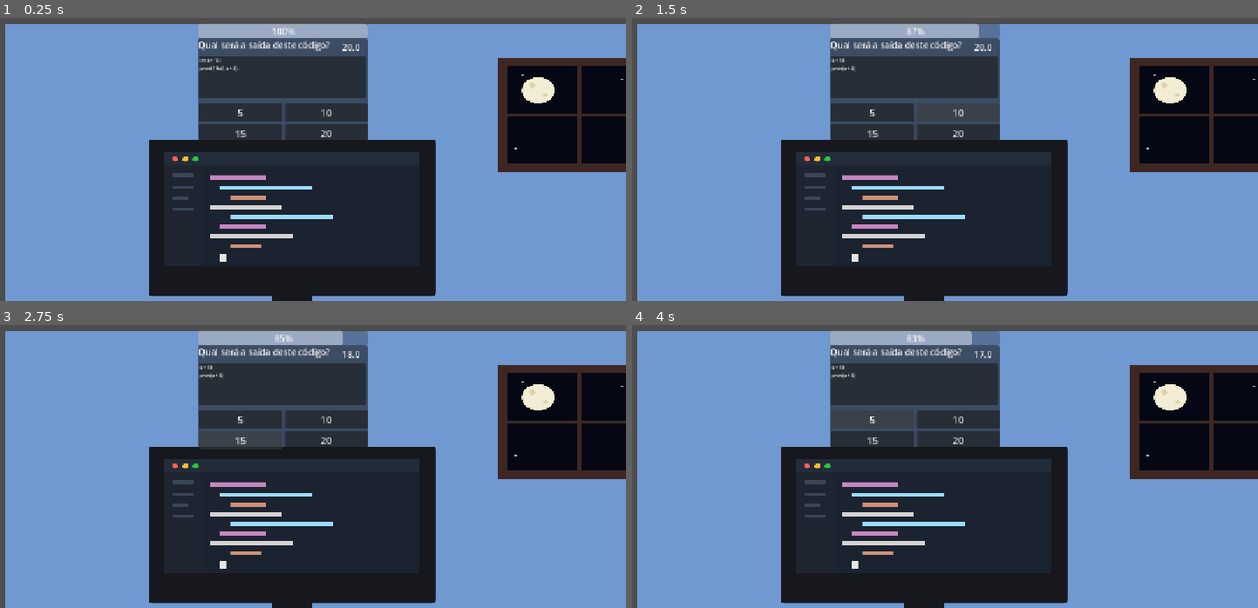
Above: before the commit, frames 1-4 (two rows, left to right).
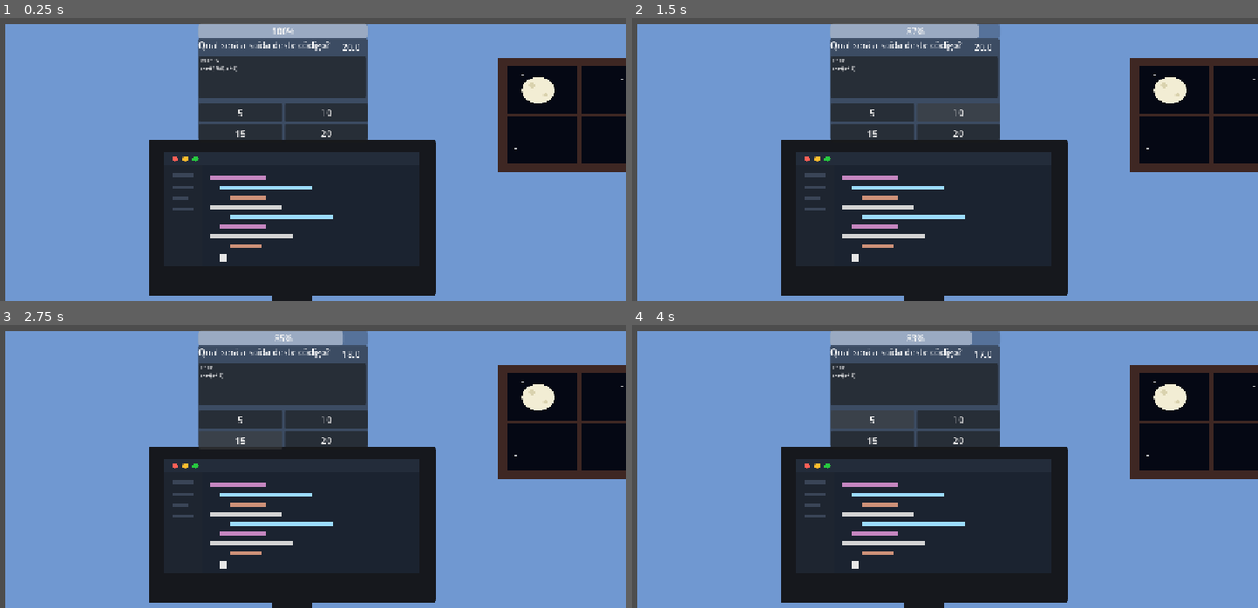
Above: after the commit, the same moments.

Repository: SiriusVe/crazy-in-codes
Game: Godot game, scene res://Scenes/fase_1.tscn
Same seed, same stepped clock (60 frames per second), same inputs: the game is played once before the commit and once after it.
Inputs:
- Up to frame 1 (0.25 s): no input
- Up to frame 2 (1.5 s): click "5" at 0.5 s; click "10" at 1.25 s
- Up to frame 3 (2.75 s): click "15" at 2 s
- Up to frame 4 (4 s): click "20" at 2.75 s; click "5" at 3.5 s

The runs differ from the first frame. In frame 1, 0.7% of the frame differs, in the area x 24-89%, y 3-99%; in frame 2, 0.6%; in frame 3, 0.6%; in frame 4, 0.6%.

Commit message:
Adição Inimigo e Testes de movimento

Diff:
--- /dev/null
+++ b/Scenes/Testes.tscn
@@ -0,0 +1,37 @@
+[gd_scene format=3 uid="uid://cv4epms6j11co"]
+
+[ext_resource type="PackedScene" uid="uid://brxw61a388b6" path="res://Scenes/caranguejo.tscn" id="1_ilv3s"]
+
+[sub_resource type="WorldBoundaryShape2D" id="WorldBoundaryShape2D_7fw7d"]
+
+[sub_resource type="RectangleShape2D" id="RectangleShape2D_7fw7d"]
+size = Vector2(12, 119)
+
+[node name="Testes" type="Node2D" unique_id=901667535]
+
+[node name="Camera2D" type="Camera2D" parent="." unique_id=1617190979]
+zoom = Vector2(4, 4)
+
+[node name="Caranguejo" parent="." unique_id=557927447 instance=ExtResource("1_ilv3s")]
+position = Vector2(-28, -19)
+
+[node name="Chao" type="StaticBody2D" parent="." unique_id=885480810]
+
+[node name="CollisionShape2D" type="CollisionShape2D" parent="Chao" unique_id=116970847]
+shape = SubResource("WorldBoundaryShape2D_7fw7d")
+
+[node name="StaticBody2D2" type="StaticBody2D" parent="." unique_id=647787969]
+position = Vector2(109, -74)
+
+[node name="CollisionShape2D" type="CollisionShape2D" parent="StaticBody2D2" unique_id=707821669]
+position = Vector2(-16, 16.5)
+shape = SubResource("RectangleShape2D_7fw7d")
+
+[node name="StaticBody2D" type="StaticBody2D" parent="." unique_id=1897424162 groups=["player"]]
+position = Vector2(-96, -74)
+
+[node name="CollisionShape2D" type="CollisionShape2D" parent="StaticBody2D" unique_id=763034610 groups=["player"]]
+light_mask = 3
+visibility_layer = 3
+position = Vector2(-16, 16.5)
+shape = SubResource("RectangleShape2D_7fw7d")
--- /dev/null
+++ b/Scenes/caranguejo.tscn
@@ -0,0 +1,186 @@
+[gd_scene format=3 uid="uid://brxw61a388b6"]
+
+[ext_resource type="Texture2D" uid="uid://ch3rb1h6uob6r" path="res://Assets/Sprites/Inimigos/caranguejo.andando.png" id="1_jq48a"]
+[ext_resource type="Script" uid="uid://ug2f7t2t6m2n" path="res://Scripts/caranguejo.gd" id="1_uoead"]
+[ext_resource type="Texture2D" uid="uid://d0yd0qm56ss0" path="res://Assets/Sprites/Inimigos/Caranguejo.ataque.png" id="3_8hac3"]
+[ext_resource type="Texture2D" uid="uid://b614c4ch3uf0u" path="res://Assets/Sprites/Inimigos/Caranguejo.morrendo.png" id="4_4f0y3"]
+
+[sub_resource type="AtlasTexture" id="AtlasTexture_b1lns"]
+atlas = ExtResource("1_jq48a")
+region = Rect2(0, 0, 64, 64)
+
+[sub_resource type="AtlasTexture" id="AtlasTexture_vmc5l"]
+atlas = ExtResource("1_jq48a")
+region = Rect2(64, 0, 64, 64)
+
+[sub_resource type="AtlasTexture" id="AtlasTexture_uoead"]
+atlas = ExtResource("1_jq48a")
+region = Rect2(128, 0, 64, 64)
+
+[sub_resource type="AtlasTexture" id="AtlasTexture_8hac3"]
+atlas = ExtResource("1_jq48a")
+region = Rect2(192, 0, 64, 64)
+
+[sub_resource type="AtlasTexture" id="AtlasTexture_4f0y3"]
+atlas = ExtResource("1_jq48a")
+region = Rect2(0, 64, 64, 64)
+
+[sub_resource type="AtlasTexture" id="AtlasTexture_i7t12"]
+atlas = ExtResource("1_jq48a")
+region = Rect2(64, 64, 64, 64)
+
+[sub_resource type="AtlasTexture" id="AtlasTexture_u4t1f"]
+atlas = ExtResource("3_8hac3")
+region = Rect2(0, 0, 64, 64)
+
+[sub_resource type="AtlasTexture" id="AtlasTexture_1fww1"]
+atlas = ExtResource("3_8hac3")
+region = Rect2(64, 0, 64, 64)
+
+[sub_resource type="AtlasTexture" id="AtlasTexture_h40mu"]
+atlas = ExtResource("3_8hac3")
+region = Rect2(128, 0, 64, 64)
+
+[sub_resource type="AtlasTexture" id="AtlasTexture_fdeam"]
+atlas = ExtResource("3_8hac3")
+region = Rect2(192, 0, 64, 64)
+
+[sub_resource type="AtlasTexture" id="AtlasTexture_n40cv"]
+atlas = ExtResource("3_8hac3")
+region = Rect2(0, 64, 64, 64)
+
+[sub_resource type="AtlasTexture" id="AtlasTexture_tq7jg"]
+atlas = ExtResource("3_8hac3")
+region = Rect2(64, 64, 64, 64)
+
+[sub_resource type="AtlasTexture" id="AtlasTexture_fdpn5"]
+atlas = ExtResource("3_8hac3")
+region = Rect2(128, 64, 64, 64)
+
+[sub_resource type="AtlasTexture" id="AtlasTexture_128m2"]
+atlas = ExtResource("3_8hac3")
+region = Rect2(192, 64, 64, 64)
+
+[sub_resource type="AtlasTexture" id="AtlasTexture_x2q3p"]
+atlas = ExtResource("3_8hac3")
+region = Rect2(0, 128, 64, 64)
+
+[sub_resource type="AtlasTexture" id="AtlasTexture_t3idy"]
+atlas = ExtResource("3_8hac3")
+region = Rect2(64, 128, 64, 64)
+
+[sub_resource type="AtlasTexture" id="AtlasTexture_ty7ao"]
+atlas = ExtResource("4_4f0y3")
+region = Rect2(0, 0, 64, 64)
+
+[sub_resource type="AtlasTexture" id="AtlasTexture_ipcar"]
+atlas = ExtResource("4_4f0y3")
+region = Rect2(64, 0, 64, 64)
+
+[sub_resource type="AtlasTexture" id="AtlasTexture_j0h5v"]
+atlas = ExtResource("4_4f0y3")
+region = Rect2(128, 0, 64, 64)
+
+[sub_resource type="AtlasTexture" id="AtlasTexture_btwif"]
+atlas = ExtResource("4_4f0y3")
+region = Rect2(192, 0, 64, 64)
+
+[sub_resource type="AtlasTexture" id="AtlasTexture_suqqn"]
+atlas = ExtResource("4_4f0y3")
+region = Rect2(0, 64, 64, 64)
+
+[sub_resource type="SpriteFrames" id="SpriteFrames_7fw7d"]
+animations = [{
+"frames": [{
+"duration": 1.0,
+"texture": SubResource("AtlasTexture_b1lns")
+}, {
+"duration": 1.0,
+"texture": SubResource("AtlasTexture_vmc5l")
+}, {
+"duration": 1.0,
+"texture": SubResource("AtlasTexture_uoead")
+}, {
+"duration": 1.0,
+"texture": SubResource("AtlasTexture_8hac3")
+}, {
+"duration": 1.0,
+"texture": SubResource("AtlasTexture_4f0y3")
+}, {
+"duration": 1.0,
+"texture": SubResource("AtlasTexture_i7t12")
+}],
+"loop": 1,
+"name": &"Andando",
+"speed": 5.0
+}, {
+"frames": [{
+"duration": 1.0,
+"texture": SubResource("AtlasTexture_u4t1f")
+}, {
+"duration": 1.0,
+"texture": SubResource("AtlasTexture_1fww1")
+}, {
+"duration": 1.0,
+"texture": SubResource("AtlasTexture_h40mu")
+}, {
+"duration": 1.0,
+"texture": SubResource("AtlasTexture_fdeam")
+}, {
+"duration": 1.0,
+"texture": SubResource("AtlasTexture_n40cv")
+}, {
+"duration": 1.0,
+"texture": SubResource("AtlasTexture_tq7jg")
+}, {
+"duration": 1.0,
+"texture": SubResource("AtlasTexture_fdpn5")
+}, {
+"duration": 1.0,
+"texture": SubResource("AtlasTexture_128m2")
+}, {
+"duration": 1.0,
+"texture": SubResource("AtlasTexture_x2q3p")
+}, {
+"duration": 1.0,
+"texture": SubResource("AtlasTexture_t3idy")
+}],
+"loop": 1,
+"name": &"Atacando",
+"speed": 7.0
+}, {
+"frames": [{
+"duration": 1.0,
+"texture": SubResource("AtlasTexture_ty7ao")
+}, {
+"duration": 1.0,
+"texture": SubResource("AtlasTexture_ipcar")
+}, {
+"duration": 1.0,
+"texture": SubResource("AtlasTexture_j0h5v")
+}, {
+"duration": 1.0,
+"texture": SubResource("AtlasTexture_btwif")
+}, {
+"duration": 1.0,
+"texture": SubResource("AtlasTexture_suqqn")
+}],
+"loop": 1,
+"name": &"Morrendo",
+"speed": 5.0
+}]
+
+[sub_resource type="RectangleShape2D" id="RectangleShape2D_4b3kd"]
+size = Vector2(14, 9)
+
+[node name="Caranguejo" type="CharacterBody2D" unique_id=557927447 groups=["inimigos"]]
+script = ExtResource("1_uoead")
+
+[node name="AnimatedSprite2D" type="AnimatedSprite2D" parent="." unique_id=147092087]
+sprite_frames = SubResource("SpriteFrames_7fw7d")
+animation = &"Andando"
+
+[node name="CollisionShape2D" type="CollisionShape2D" parent="." unique_id=764513727]
+visibility_layer = 2
+position = Vector2(-2, 10.5)
+shape = SubResource("RectangleShape2D_4b3kd")
--- /dev/null
+++ b/Scripts/caranguejo.gd
@@ -0,0 +1,29 @@
+extends CharacterBody2D
+
+@onready var animated_sprite_2d: AnimatedSprite2D = $AnimatedSprite2D
+@onready var collision_shape_2d: CollisionShape2D = $CollisionShape2D
+
+const SPEED = 70.0
+var direction = 1
+var live:bool = true
+
+func _ready():
+
+	animated_sprite_2d.play("Andando")
+
+func _physics_process(delta: float) -> void:
+	if live == true:
+		velocity.x = direction * SPEED
+		move_and_slide()
+
+
+		if is_on_wall():
+			direction *= -1
+			animated_sprite_2d.flip_h = direction < 0
+
+func _on_hitbox_body_entered(body):
+	print("Detectou: ", body.name)
+	if body.is_in_group("player"):
+		print("Player")
+		live = false
+		animated_sprite_2d.play("Morrendo")
--- a/project.godot
+++ b/project.godot
@@ -28,6 +28,7 @@
 
 [rendering]
 
+textures/canvas_textures/default_texture_filter=0
 rendering_device/driver.windows="d3d12"
 renderer/rendering_method="gl_compatibility"
 renderer/rendering_method.mobile="gl_compatibility"
Not shown, added: Scripts/caranguejo.gd.uid
